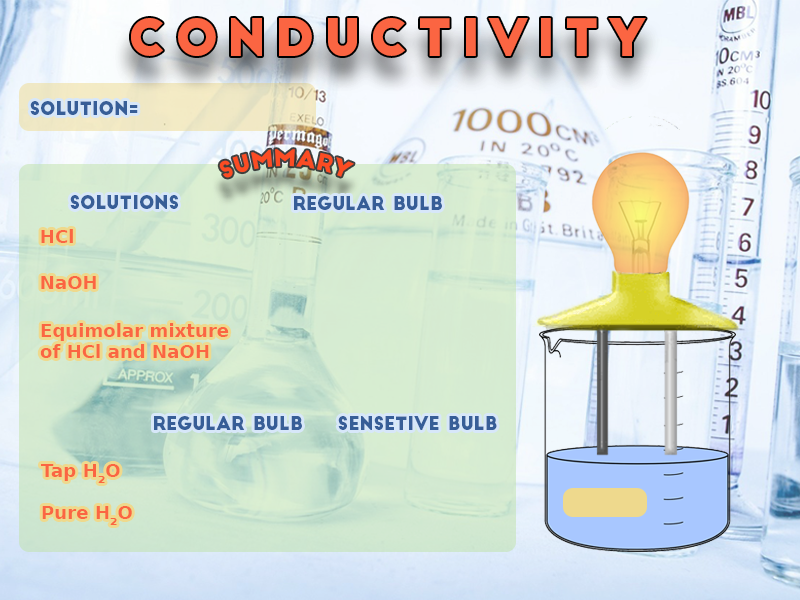
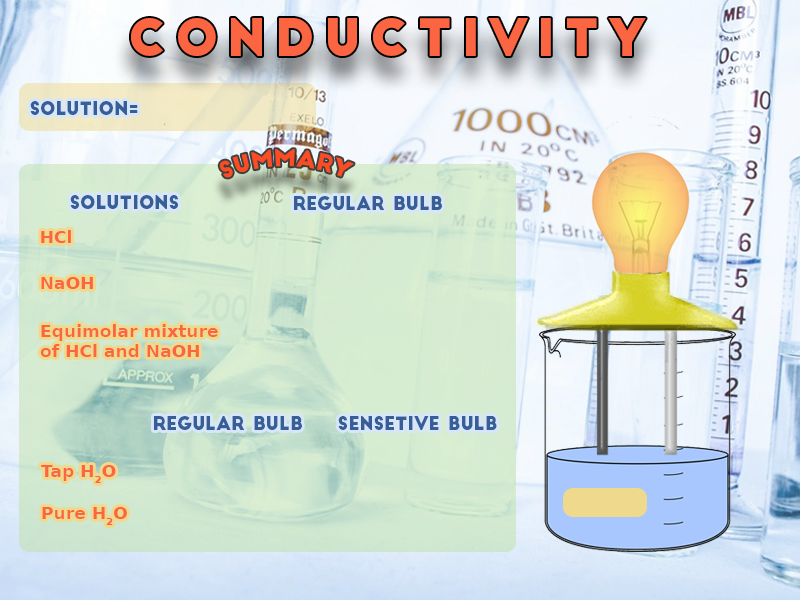
Comparing the layer stacks of the two 800 × 600 images. Changes:
painted on "Pure H2O" over [42, 506, 132, 525]
painted on "Tap H20" over [41, 464, 120, 483]
painted on "Equimolar mixture of HCl and NaOH" over [40, 323, 229, 358]
painted on "NaOH" over [41, 276, 96, 289]
painted on "HCl" over [41, 229, 73, 243]
